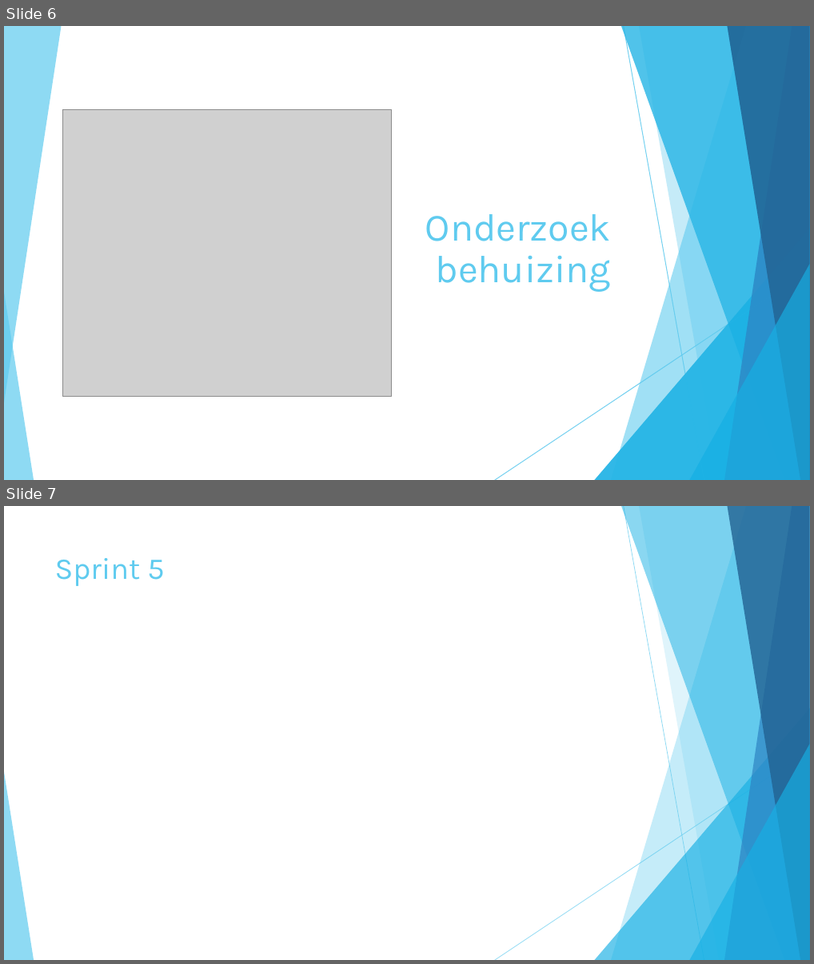
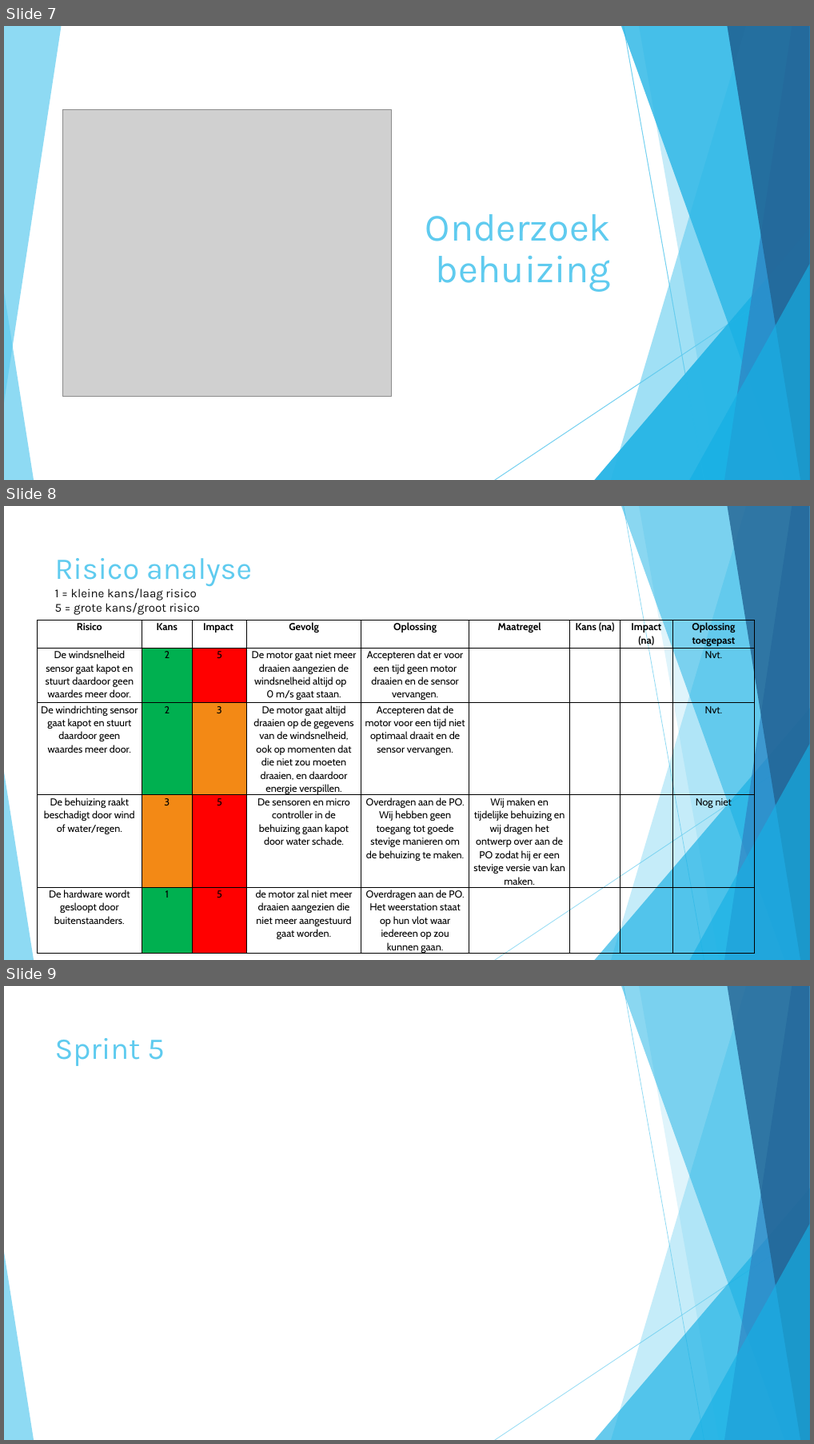
Before and after one commit to merelvdleeden/plastic_vanger, a slide deck: documentatie/scrum presentaties/sprint 4.pptx. Shown one above the other, each under a label of ours: slides 6 and 7 before the commit, slides 7, 8 and 9 after it. The pictures are 814x964 and 814x1444 pixels, drawn with LibreOffice and Linux fonts; fonts in the diff are those of the drawing; grey boxes stand for pictures. Boxes give left, top, right and bottom in pixels: in the first picture for what was removed or moved away, otherwise in the second. Text is boxed around its words. In the diff, an @@ line names an element or a change of style, - is before the commit and + after.

```diff
--- a/documentatie/scrum presentaties/sprint 4.pptx
+++ b/documentatie/scrum presentaties/sprint 4.pptx
@@ slide 8 added at (4,506,810,960), background #FFFFFF; not listed: 10 template elements that a slide beside it also shows @@
@@ title added at (55,558,252,615), 14.4 pt, text #0D0D0D @@
+Risico analyse
+1 = kleine kans/laag risico
+5 = grote kans/groot risico
@@ table added at (38,620,755,956), 5 rows, 9 columns @@
+Risico | Kans | Impact | Gevolg | Oplossing | Maatregel | Kans (na) | Impact (na) | Oplossing toegepast
+De windsnelheid sensor gaat kapot en stuurt daardoor geen waardes meer door. | 2 | 5 | De motor gaat niet meer draaien aangezien de windsnelheid altijd op 0 m/s gaat staan. | Accepteren dat er voor een tijd geen motor draaien en de sensor vervangen. |  |  |  | Nvt.
+De windrichting sensor gaat kapot en stuurt daardoor geen waardes meer door. | 2 | 3 | De motor gaat altijd draaien op de gegevens van de windsnelheid, ook op momenten dat die niet zou moeten draaien, en daardoor energie verspillen. | Accepteren dat de motor voor een tijd niet optimaal draait en de sensor vervangen. |  |  |  | Nvt.
+De behuizing raakt beschadigt door wind of water/regen. | 3 | 5 | De sensoren en micro controller in de behuizing gaan kapot door water schade. | Overdragen aan de PO. Wij hebben geen toegang tot goede stevige manieren om de behuizing te maken. | Wij maken en tijdelijke behuizing en wij dragen het ontwerp over aan de PO zodat hij er een stevige versie van kan maken. |  |  | Nog niet
+De hardware wordt gesloopt door buitenstaanders. | 1 | 5 | de motor zal niet meer draaien aangezien die niet meer aangestuurd gaat worden. | Overdragen aan de PO. Het weerstation staat op hun vlot waar iedereen op zou kunnen gaan. |  |  |  | 
@@ what was slide 6 is now slide 7 @@
@@ what was slide 7 is now slide 9 @@
```
Also in this commit, not shown: 2 slides changed, 1 other slide added, 3 other files.
